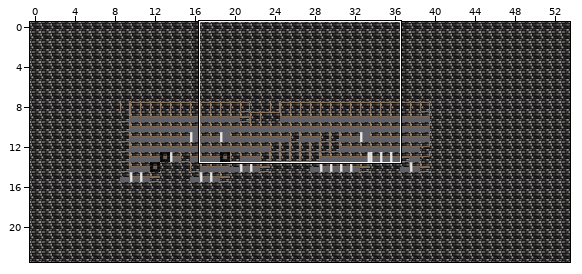
Tiled map, stored at naomi/assets/data/test_map3.tmx. The picture above shows the old version from afar; the outline marks the close-up.
Close-up. First the earlier version:
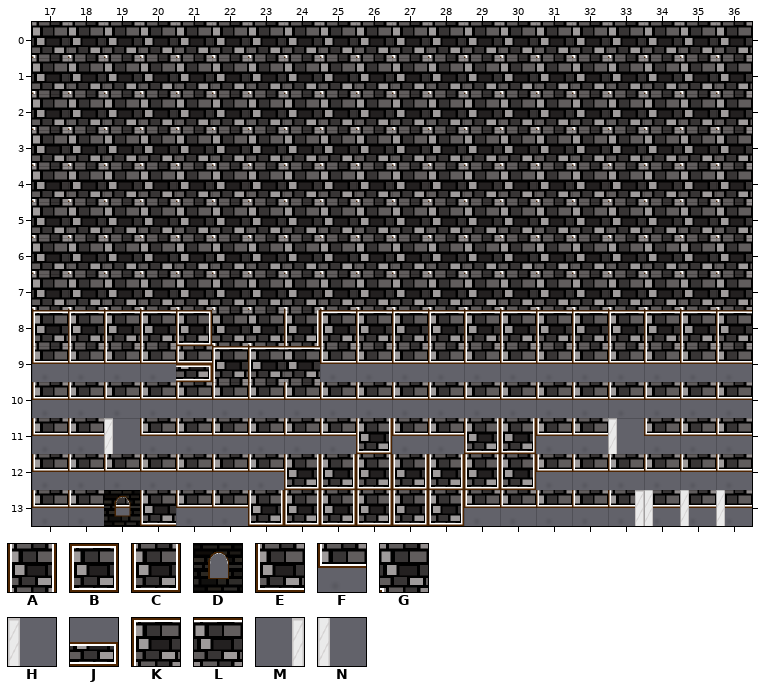
Cells are 64x64 px. Shown: x 17..36, y 0..13. The commit also changed other parts of the map, which this record leaves out.
Key: from "brick_tiles": A 0, B 4, C 5, D 7, E 9, F 11, G 14, H 17, J 19, K 20, L 21, M 25, N 26.
_ is an empty cell, # one hidden under a higher layer.
Layer "fundo" before, first column x 17:
 0 ####################
 1 ####################
 2 ####################
 3 ####################
 4 ####################
 5 ####################
 6 ####################
 7 ####################
 8 ####################
 9 FFFFF###FFFFFFFFFFFF
10 FFFFFFFFFFFFFFFFFFFF
11 FFHFFFFFF#FF##FFHFFF
12 FFFFFFF#######FFFFFF
13 FFF#FF######FFFFFFFF
Layer "fundoFundo" before, first column x 17:
 0 GGGGGGGGGGGGGGGGGGGG
 1 GGGGGGGGGGGGGGGGGGGG
 2 GGGGGGGGGGGGGGGGGGGG
 3 GGGGGGGGGGGGGGGGGGGG
 4 GGGGGGGGGGGGGGGGGGGG
 5 GGGGGGGGGGGGGGGGGGGG
 6 GGGGGGGGGGGGGGGGGGGG
 7 GGGGGGGGGGGGGGGGGGGG
 8 ____________________
 9 ____________________
10 ____________________
11 ____________________
12 ____________________
13 ____________________
Layer "Camada de Tiles 1" before, first column x 17:
 0 ____________________
 1 ____________________
 2 ____________________
 3 ____________________
 4 ____________________
 5 ____________________
 6 ____________________
 7 ____________________
 8 KKKKBGGAKKKKKKKKKKKK
 9 ____JKKL____________
10 ____________________
11 _________C__CC______
12 _______CCCCCCC______
13 __DE__CCCCCC________
After:
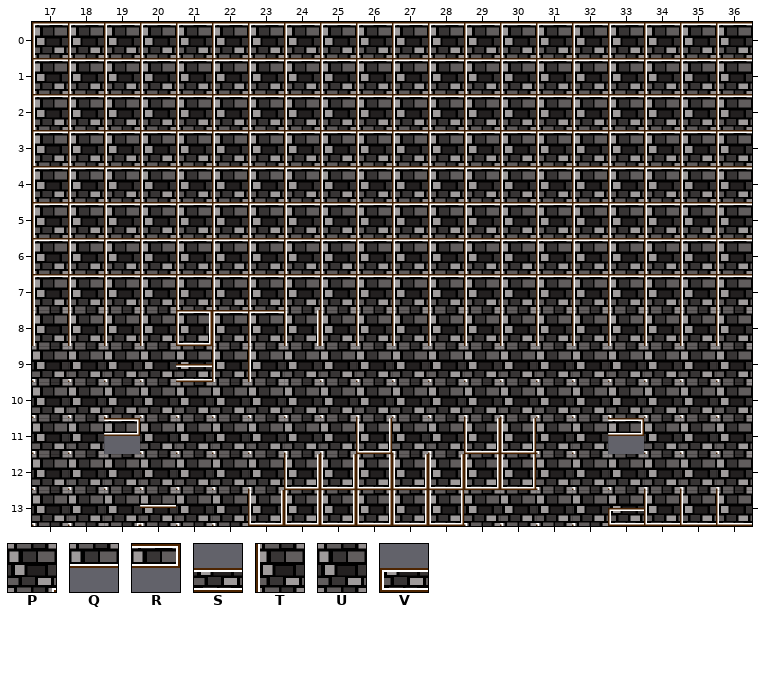
Further tiles: from "brick_tiles": P 10, Q 12, R 23, S 28, T 29, U 30, V 37.
From old to new:
Layer "fundo":
Tile F gives way to one hidden under a higher layer in row 13 at x 19 and 34 to 36.
Tile G now appears in row 13 at x 20.
The author changed tile F to tile G in row 9 at x 17 to 21 and 25 to 36; in row 10 at x 17 to 36; in row 11 at x 17 to 18, 20 to 25, 27 to 28, 31 to 32 and 34 to 36; in row 12 at x 17 to 23 and 31 to 36; in row 13 at x 17 to 18, 21 to 22 and 29 to 33.
The author changed tile H to tile R in row 11 at x 19 and 33.
Layer "fundoFundo":
The author changed tile G to tile K in rows 0 to 7 at x 17 to 36.
Layer "Camada de Tiles 1":
The author changed tile G to tile K in row 8 at x 22 to 23.
The author changed tile D to tile P in row 13 at x 19.
The author changed tile E to tile Q in row 13 at x 20.
The author changed tile J to tile S in row 9 at x 21.
The author changed tile K to tile T in row 8 at x 17 to 20 and 25 to 36; in row 9 at x 22 to 23.
The author changed tile L to tile U in row 9 at x 24.
Layer "halfTiles":
The author changed tile N to tile E in row 13 at x 34 to 36.
The author changed tile M to tile V in row 13 at x 33.
Where, in picture pixels (left, top, right, bottom), the same in both close-ups:
changed: (32, 22, 752, 526)
